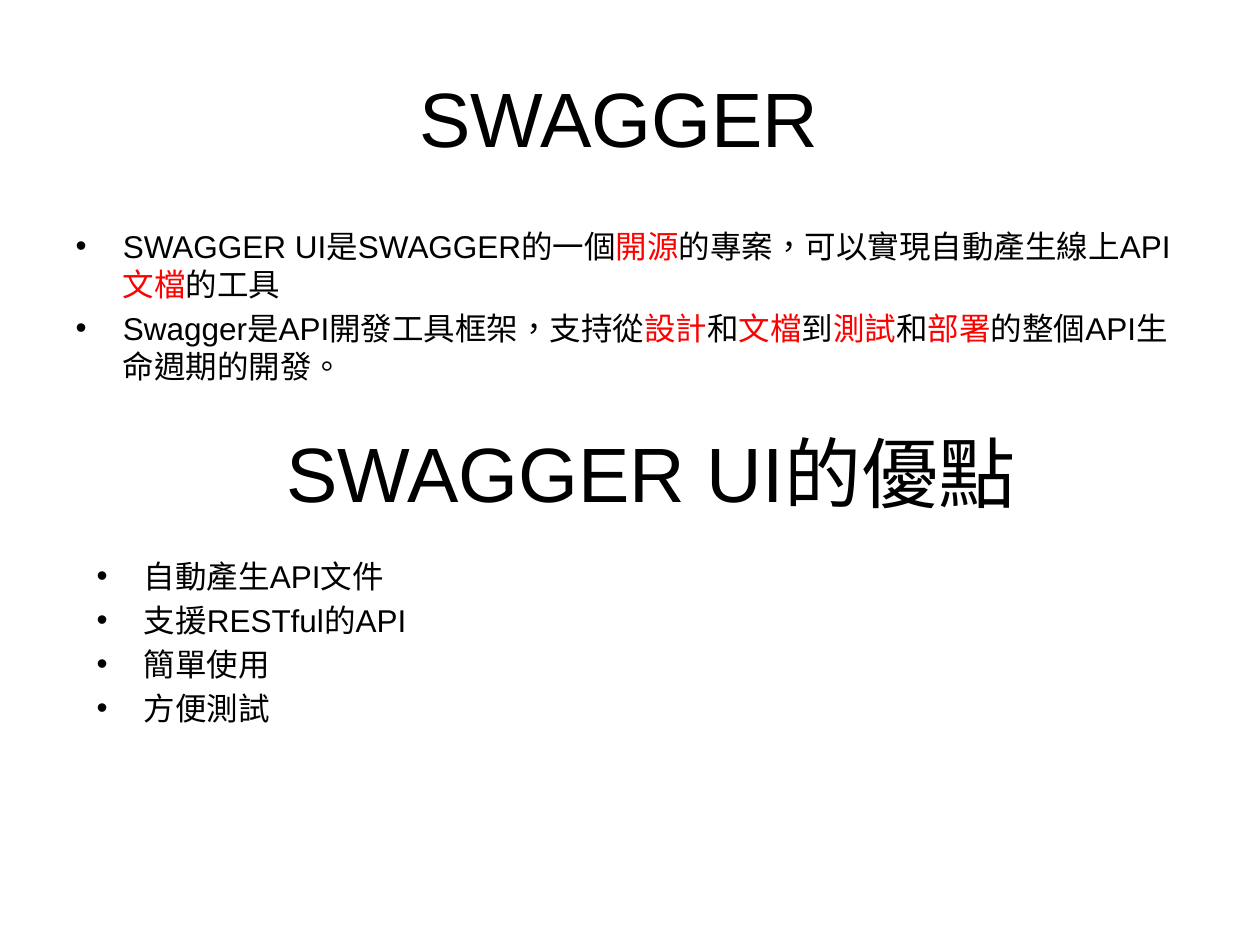
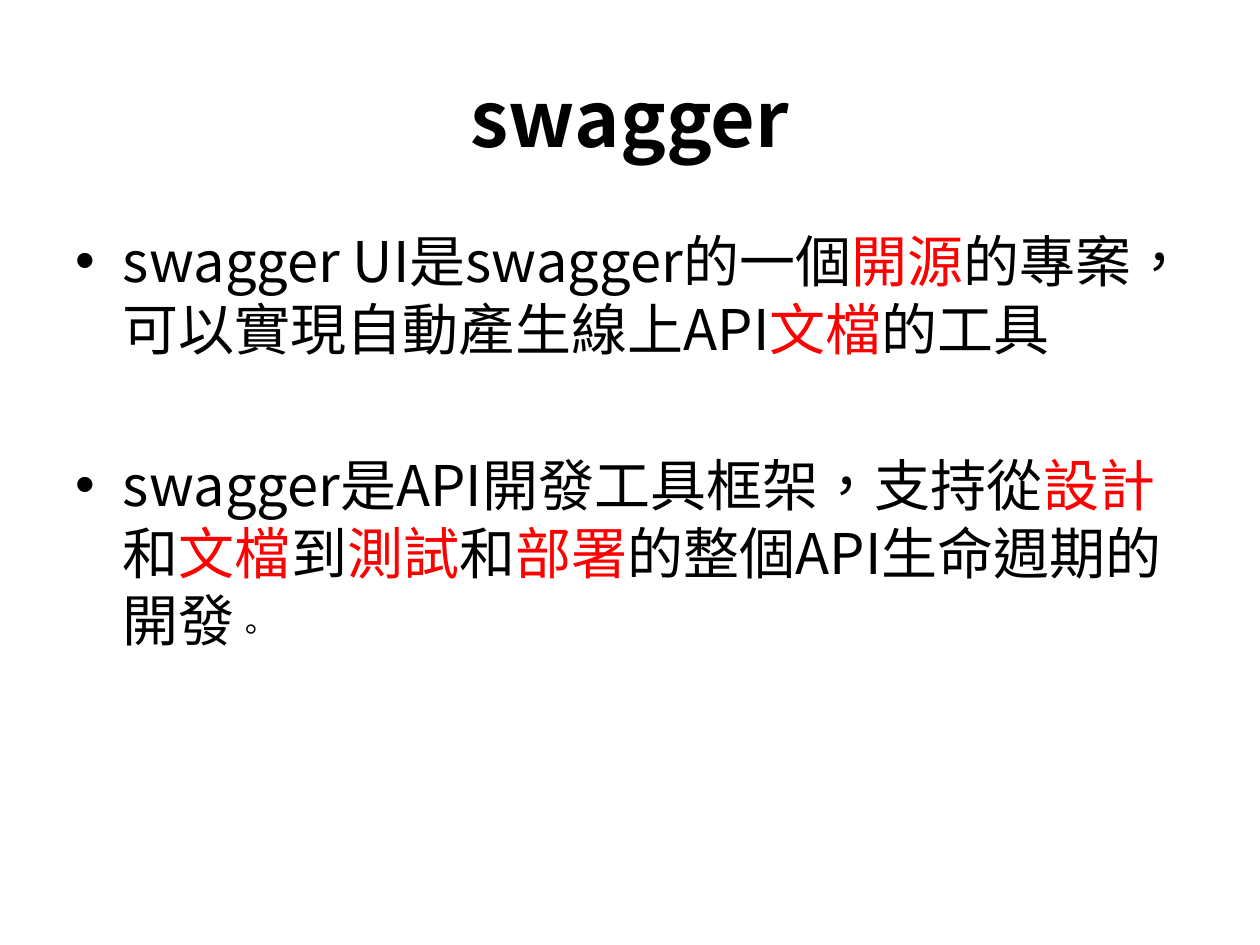
Before and after one commit to xyz90161/PPT, a slide deck: slide 2 of swagger_UI.pptx. Drawn at 1260x945 pixels with LibreOffice and Linux fonts; fonts in the diff are those of the drawing; background and template pictures are left out. Boxes give left, top, right and bottom in pixels: in the first picture for what was removed or moved away, otherwise in the second. Text is boxed around its words. In the diff, an @@ line names an element or a change of style, - is before the commit and + after.

Commit message:
swagger ui

```diff
--- a/swagger_UI.pptx
+++ b/swagger_UI.pptx
@@ title at <box>471,102,789,166</box>: text changed; font Arial to Noto Sans CJK SC; bold on @@
-SWAGGER
+swagger
@@ text at <box>123,235,1188,634</box>: text changed; size 18 to 32 pt; font Arial to Noto Sans CJK SC @@
-• SWAGGER UI是SWAGGER的一個開源的專案，可以實現自動產生線上API文檔的工具
-• Swagger是API開發工具框架，支持從設計和文檔到測試和部署的整個API生命週期的開發。
+• swagger UI是swagger的一個開源的專案，可以實現自動產生線上API文檔的工具
+• swagger是API開發工具框架，支持從設計和文檔到測試和部署的整個API生命週期的開發。
@@ text removed at <box>286,441,1016,509</box> @@
-SWAGGER UI的優點
@@ text removed at <box>144,561,406,723</box> @@
-• 自動產生API文件
-• 支援RESTful的API
-• 簡單使用
-• 方便測試
```
Also in this commit, not shown: 9 other slides changed, 3 slides added.
